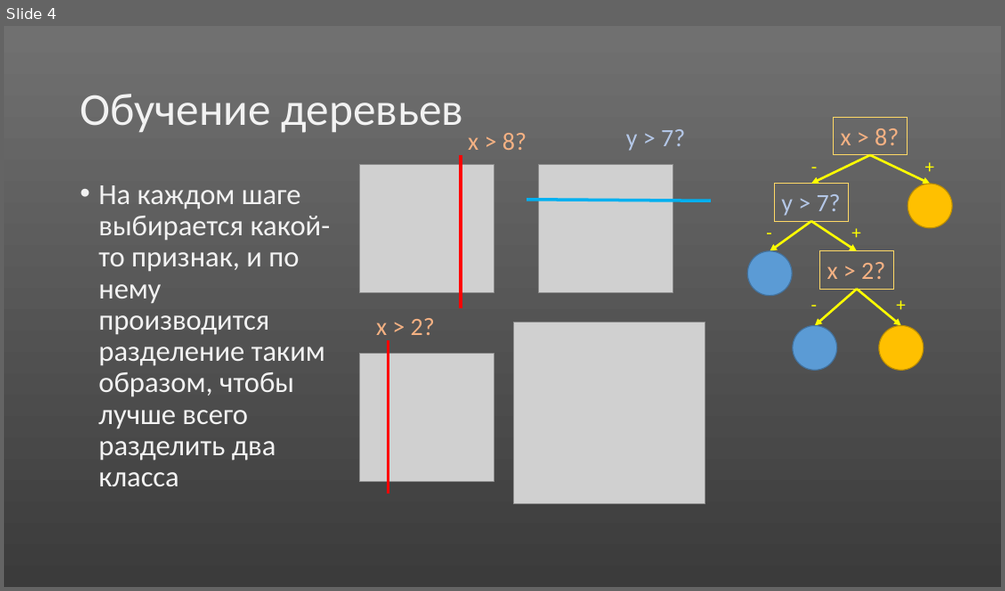
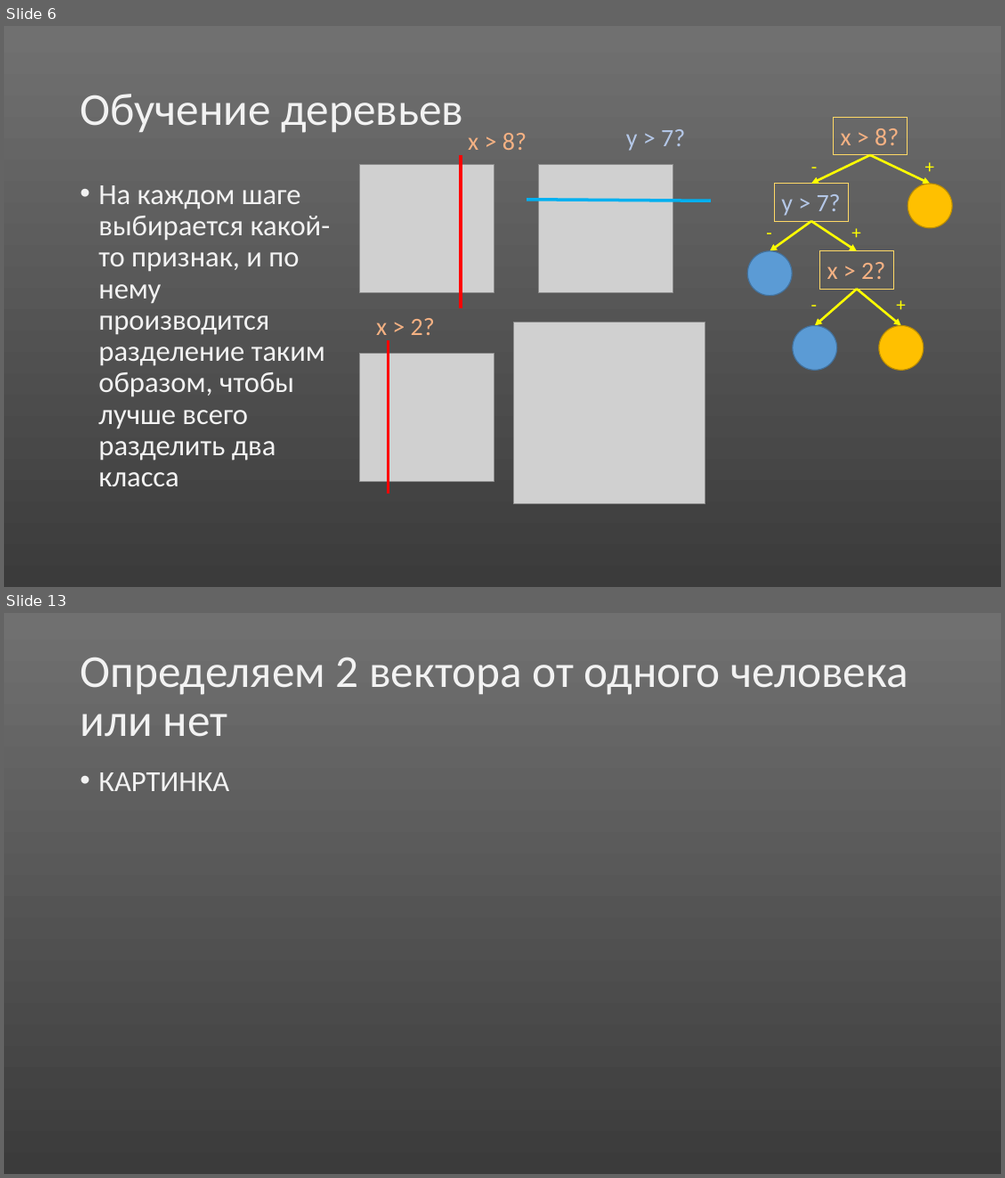
Before and after one commit to abrikos110/school-bla, a slide deck: presentations/voice-rec.pptx. Shown one above the other, each under a label of ours: slide 4 before the commit, slides 6 and 13 after it; the slides between them are not shown. The pictures are 1005x591 and 1005x1178 pixels, drawn with LibreOffice and Linux fonts; fonts in the diff are those of the drawing; grey boxes stand for pictures. Boxes give left, top, right and bottom in pixels: in the first picture for what was removed or moved away, otherwise in the second. Text is boxed around its words. In the diff, an @@ line names an element or a change of style, - is before the commit and + after.

```diff
--- a/presentations/voice-rec.pptx
+++ b/presentations/voice-rec.pptx
@@ slide 13 added at [4,613,1001,1174], background gradient #707070 to #3B3B3B @@
@@ title added at [80,657,908,737], 44 pt, text #F2F2F2 @@
+Определяем 2 вектора от одного человека или нет
@@ text added at [98,772,229,791], 28 pt, text #F2F2F2 @@
+• КАРТИНКА
@@ what was slide 4 is now slide 6 @@
```
Also in this commit, not shown: 6 slides changed, 7 other slides added, 1 slide removed.
